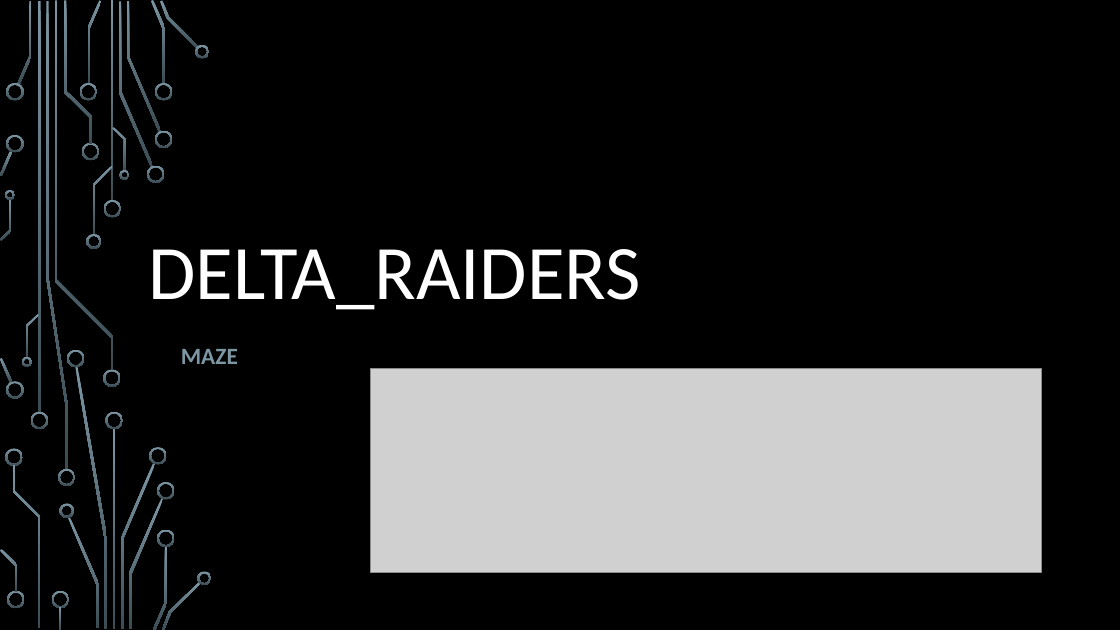
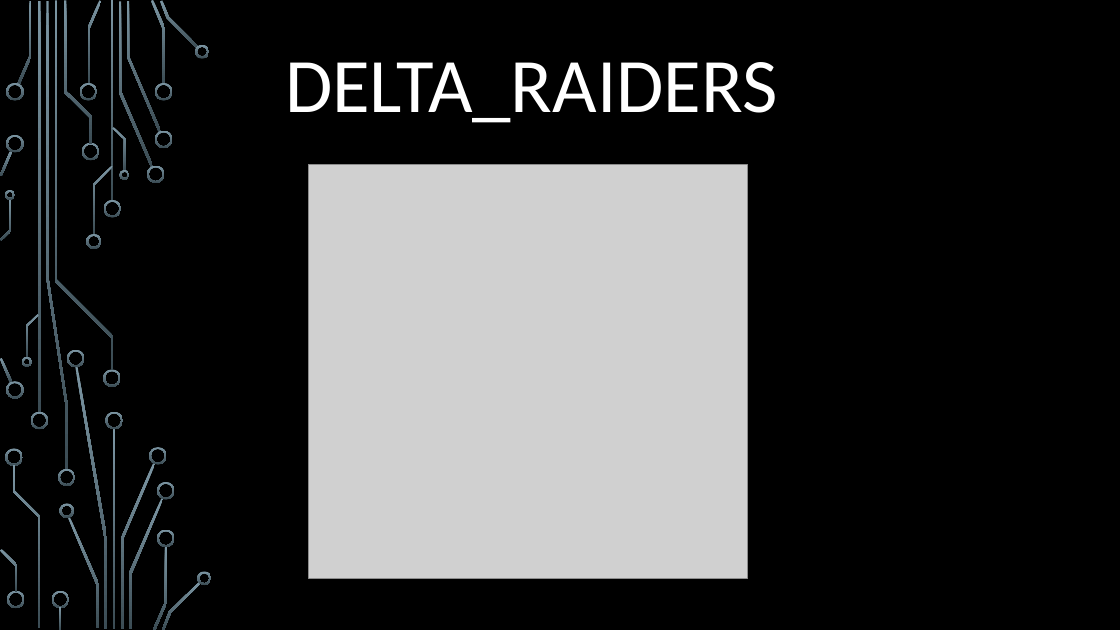
Before and after one commit to YLStoyanov19/Delta_Raiders, a slide deck: slide 1 of Documentation/delta_raiders.pptx. Drawn at 1120x630 pixels with LibreOffice and Linux fonts; fonts in the diff are those of the drawing; grey boxes stand for pictures; background and template pictures are left out. Boxes give left, top, right and bottom in pixels: in the first picture for what was removed or moved away, otherwise in the second. Text is boxed around its words. In the diff, an @@ line names an element or a change of style, - is before the commit and + after.

Commit message:
Fix presentation

```diff
--- a/Documentation/delta_raiders.pptx
+++ b/Documentation/delta_raiders.pptx
@@ title "DELTA_RAIDERS": place and size @@
-title "DELTA_RAIDERS" at box(148, 249, 641, 310)
+title "DELTA_RAIDERS" at box(285, 62, 778, 123)
@@ picture added at box(309, 165, 748, 579) @@
@@ subtitle removed at box(181, 349, 238, 364) @@
-MAZE
@@ picture removed at box(371, 368, 1041, 572) @@
```
